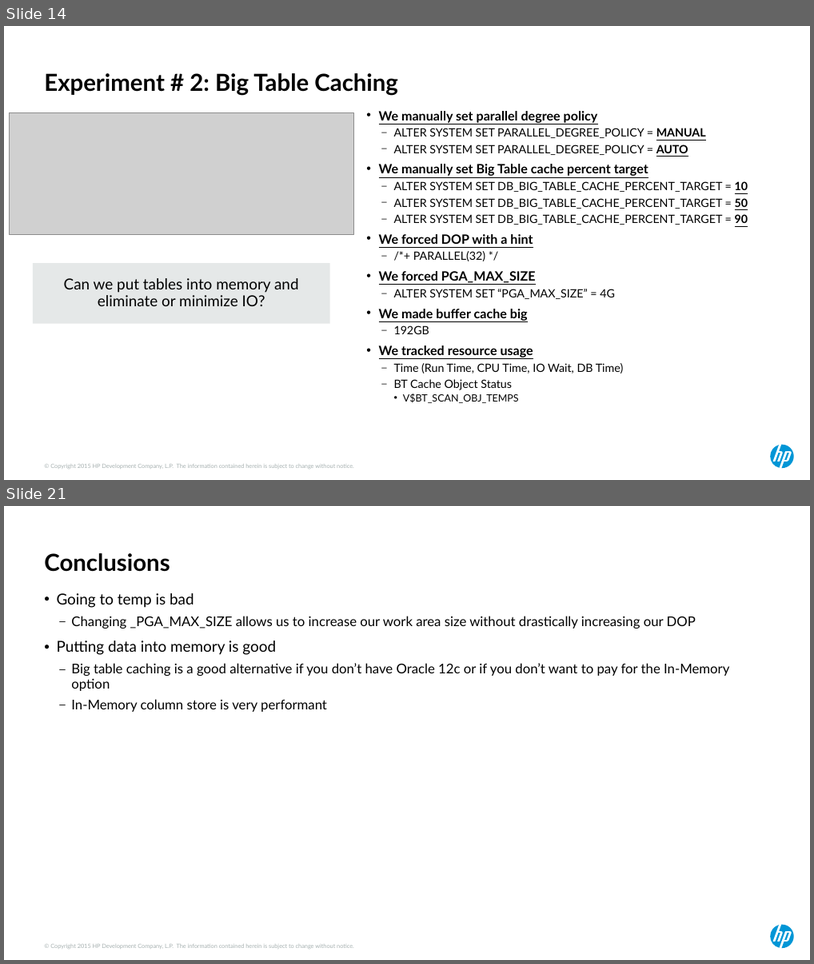
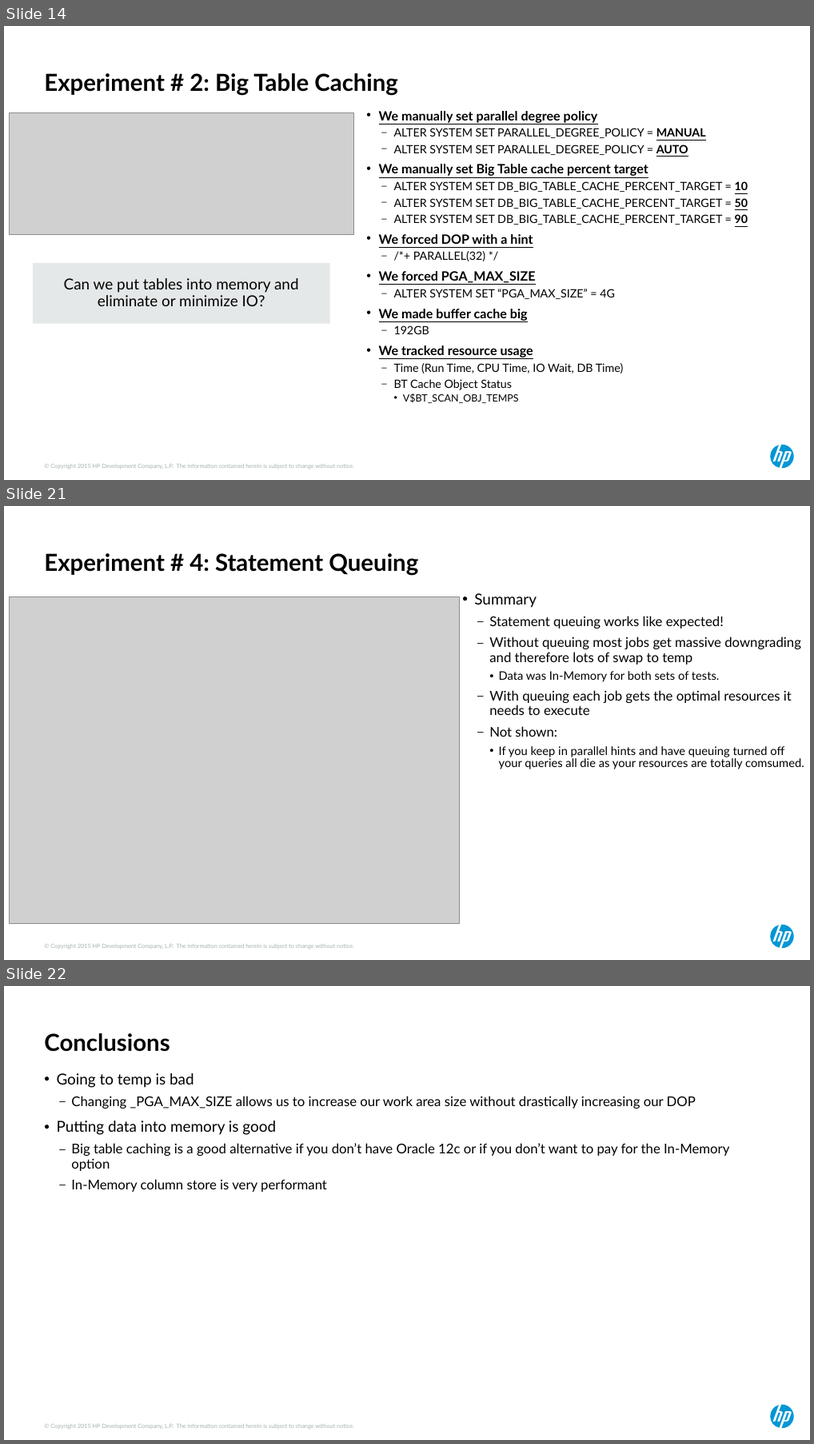
Before and after one commit to ndesilets/Group-13-HP-Big-Data-Analytics, a slide deck: Power Point Files/hotsos_2017 (kirbys inputs).pptx. Shown one above the other, each under a label of ours: slides 14 and 21 before the commit, slides 14, 21 and 22 after it; the slides between them are not shown. The pictures are 814x964 and 814x1444 pixels, drawn with LibreOffice and Linux fonts; fonts in the diff are those of the drawing; grey boxes stand for pictures. Boxes give left, top, right and bottom in pixels: in the first picture for what was removed or moved away, otherwise in the second. Text is boxed around its words. In the diff, an @@ line names an element or a change of style, - is before the commit and + after.

```diff
--- a/Power Point Files/hotsos_2017 (kirbys inputs).pptx
+++ b/Power Point Files/hotsos_2017 (kirbys inputs).pptx
@@ slide 21 added at bbox=[4, 506, 810, 960], background #FFFFFF; not listed: 2 template elements that a slide beside it also shows @@
@@ title added at bbox=[44, 553, 418, 576], 28 pt, text #000000, bold @@
+Experiment # 4: Statement Queuing
@@ picture added at bbox=[9, 596, 459, 924] @@
@@ text added at bbox=[474, 593, 805, 769], 16 pt, text #000000 @@
+• Summary
+  – Statement queuing works like expected!
+  – Without queuing most jobs get massive downgrading and therefore lots of swap to temp
+    • Data was In-Memory for both sets of tests.
+  – With queuing each job gets the optimal resources it needs to execute
+  – Not shown:
+    • If you keep in parallel hints and have queuing turned off your queries all die as your resources are totally comsumed.
@@ what was slide 21 is now slide 22 @@
```
Also in this commit, not shown: 9 slides changed, 3 other files.
